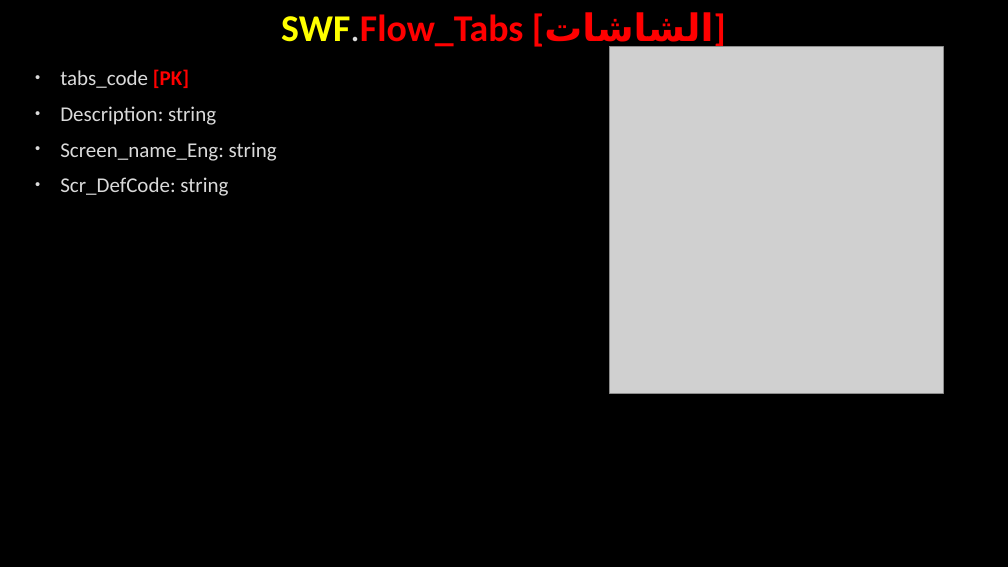
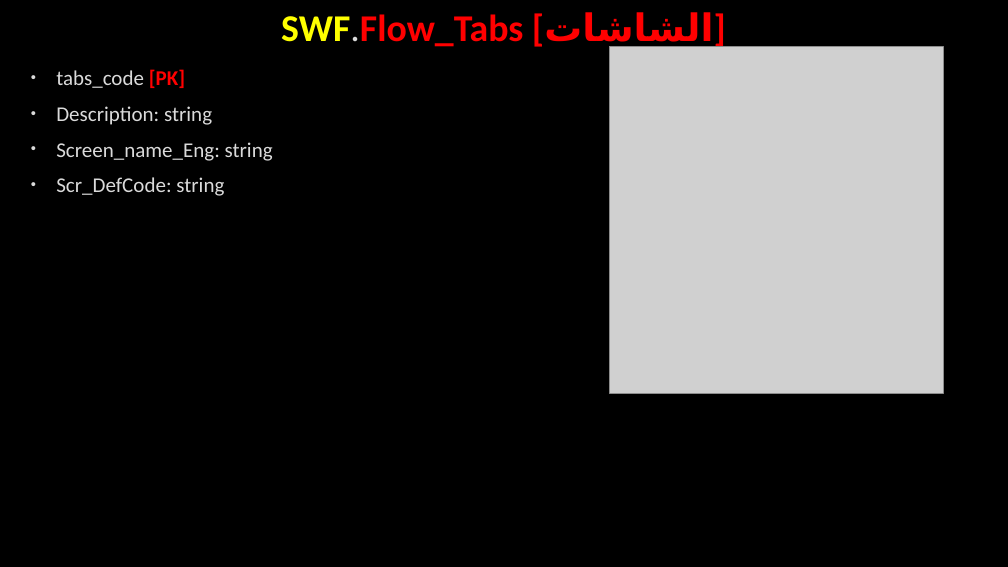
Before and after one commit to AhmedMohamedSamir1/Summary, a slide deck: slide 44 of Dot Net/Business.pptx (slide 43 before the commit). Drawn at 1008x567 pixels with LibreOffice and Linux fonts; fonts in the diff are those of the drawing; grey boxes stand for pictures; background and template pictures are left out. Boxes give left, top, right and bottom in pixels: in the first picture for what was removed or moved away, otherwise in the second. Text is boxed around its words. In the diff, an @@ line names an element or a change of style, - is before the commit and + after.

```diff
--- a/Dot Net/Business.pptx
+++ b/Dot Net/Business.pptx
@@ text "tabs_code [PK]": place and size @@
-text "tabs_code [PK]" at (60,69,277,196)
+text "tabs_code [PK]" at (56,69,273,196)
```
Also in this commit, not shown: 5 other slides changed, 5 slides added, 4 other files.
